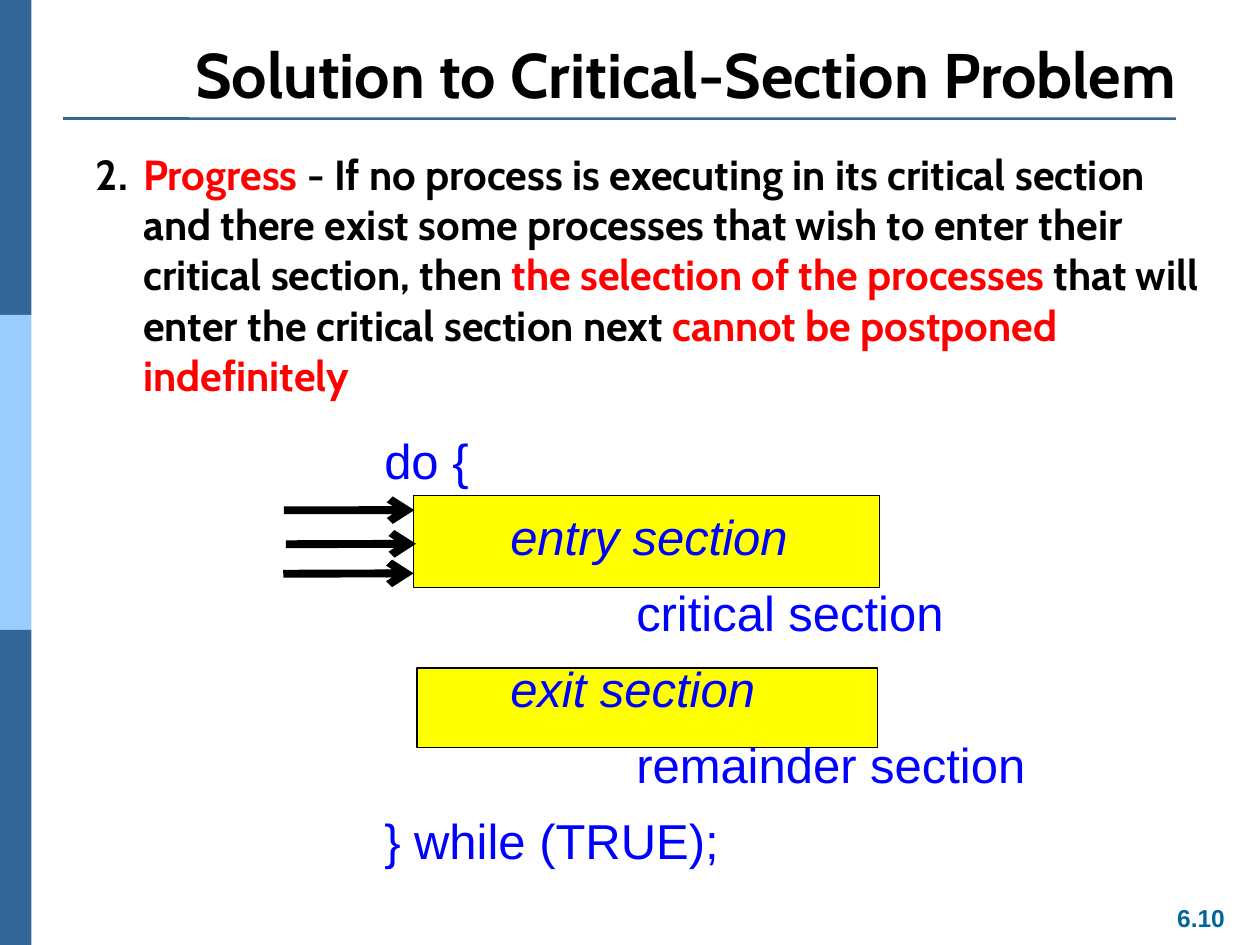
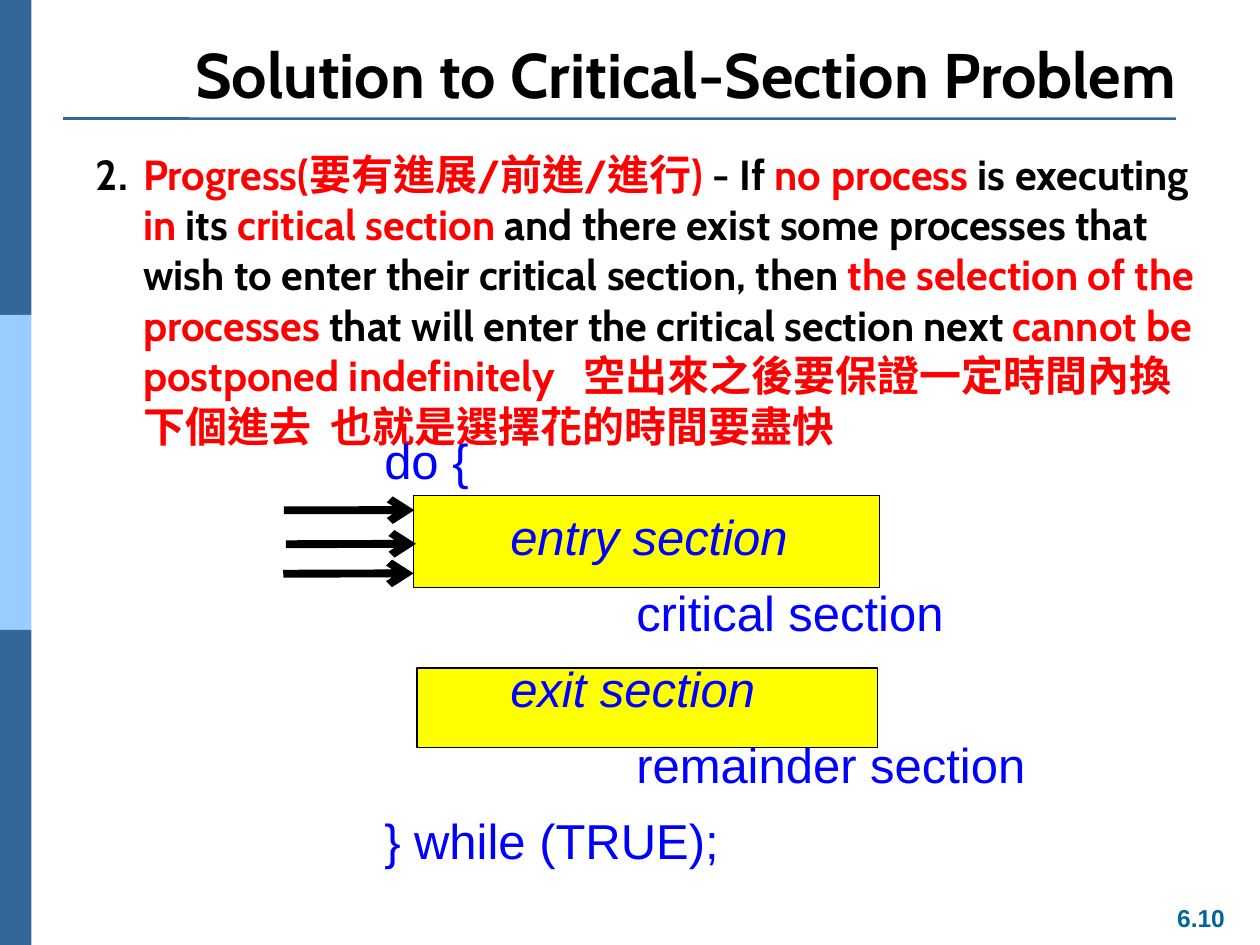
Before and after one commit to Yang09701194/OS_Learning, a slide deck: slide 10 of ch06.pptx. Drawn at 1260x945 pixels with LibreOffice and Linux fonts; fonts in the diff are those of the drawing. Boxes give left, top, right and bottom in pixels: in the first picture for what was removed or moved away, otherwise in the second. Text is boxed around its words. In the diff, an @@ line names an element or a change of style, - is before the commit and + after.

```diff
--- a/ch06.pptx
+++ b/ch06.pptx
@@ text at box(96, 155, 1194, 452): text changed; text colour #000000 to #FF0000 @@
-2. Progress - If no process is executing in its critical section and there exist some processes that wish to enter their critical section, then the selection of the processes that will enter the critical section next cannot be postponed indefinitely
+2. Progress(要有進展/前進/進行) - If no process is executing in its critical section and there exist some processes that wish to enter their critical section, then the selection of the processes that will enter the critical section next cannot be postponed indefinitely 空出來之後要保證一定時間內換下個進去 也就是選擇花的時間要盡快
```
Also in this commit, not shown: 16 other slides changed, 1 slide added.
